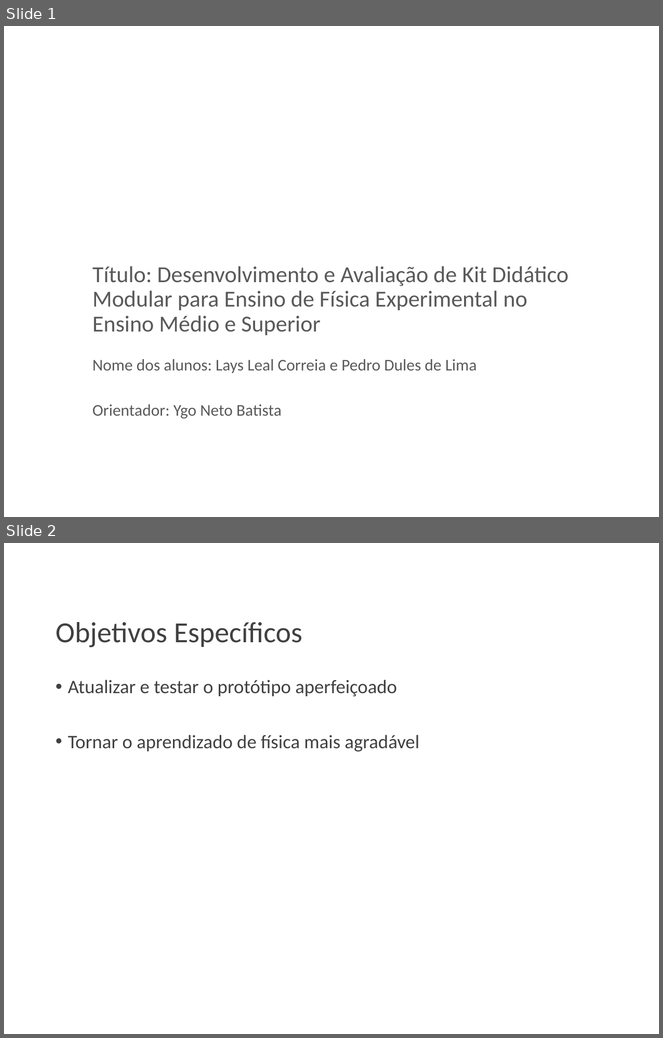
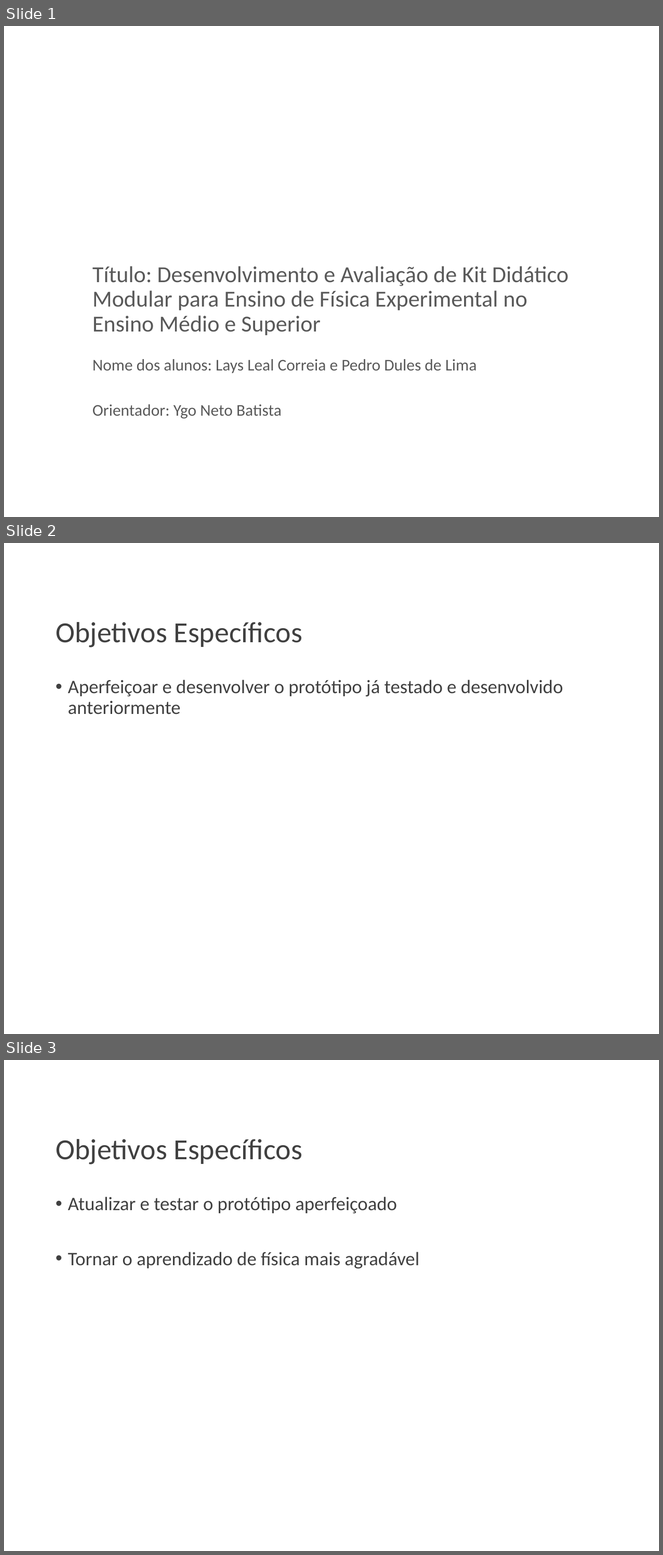
Before and after one commit to ygonb/PIBEX, a slide deck: Vídeo/Slide Lays/Slide Lays.pptx. Shown one above the other, each under a label of ours: slides 1 and 2 before the commit, slides 1, 2 and 3 after it. The pictures are 663x1038 and 663x1555 pixels, drawn with LibreOffice and Linux fonts; fonts in the diff are those of the drawing; background and template pictures are left out. Boxes give left, top, right and bottom in pixels: in the first picture for what was removed or moved away, otherwise in the second. Text is boxed around its words. In the diff, an @@ line names an element or a change of style, - is before the commit and + after.

```diff
--- a/Vídeo/Slide Lays/Slide Lays.pptx
+++ b/Vídeo/Slide Lays/Slide Lays.pptx
@@ slide 2 added at <box>4,543,659,1034</box>, background picture (left out) @@
@@ title added at <box>55,622,302,648</box>, 32 pt, text #404040 @@
+Objetivos Específicos
@@ text added at <box>68,680,564,715</box>, 21 pt, text #404040 @@
+• Aperfeiçoar e desenvolver o protótipo já testado e desenvolvido anteriormente
@@ what was slide 2 is now slide 3 @@
```
Also in this commit, not shown: 2 other slides added, 1 slide removed, 34 other files.
